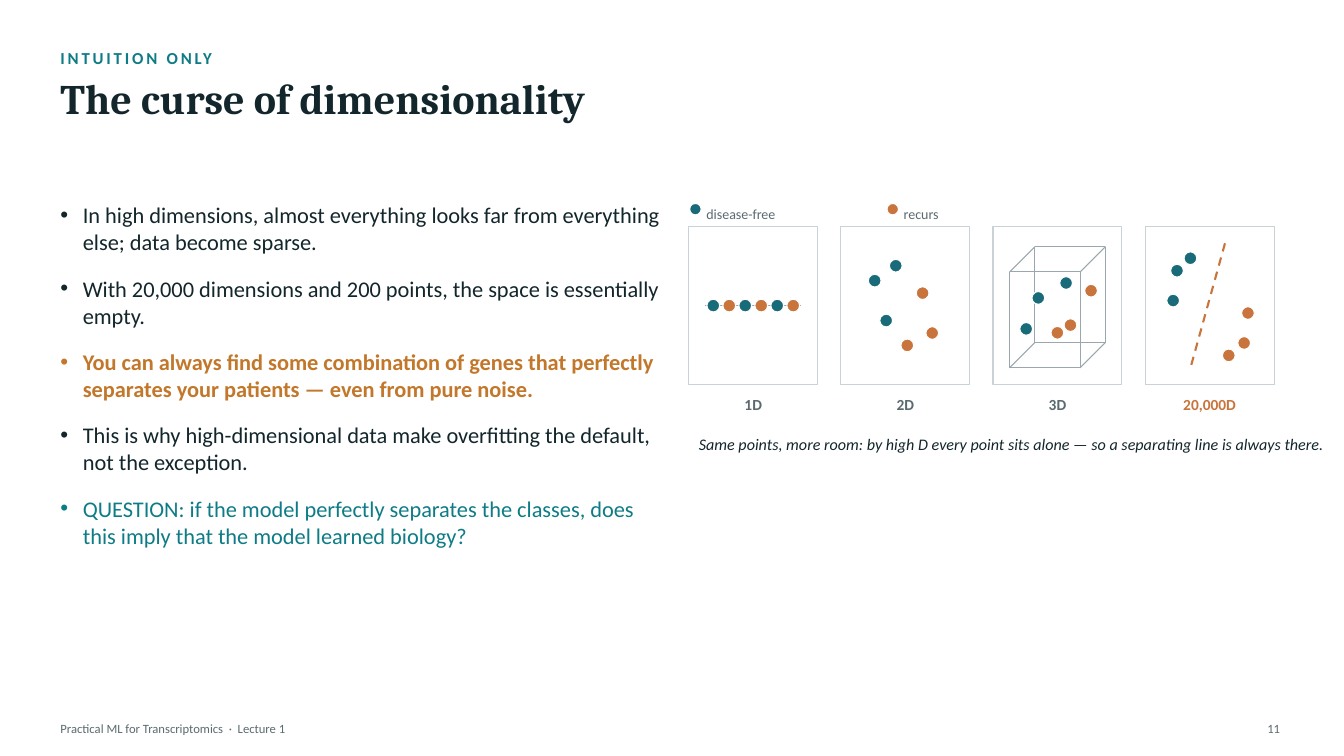
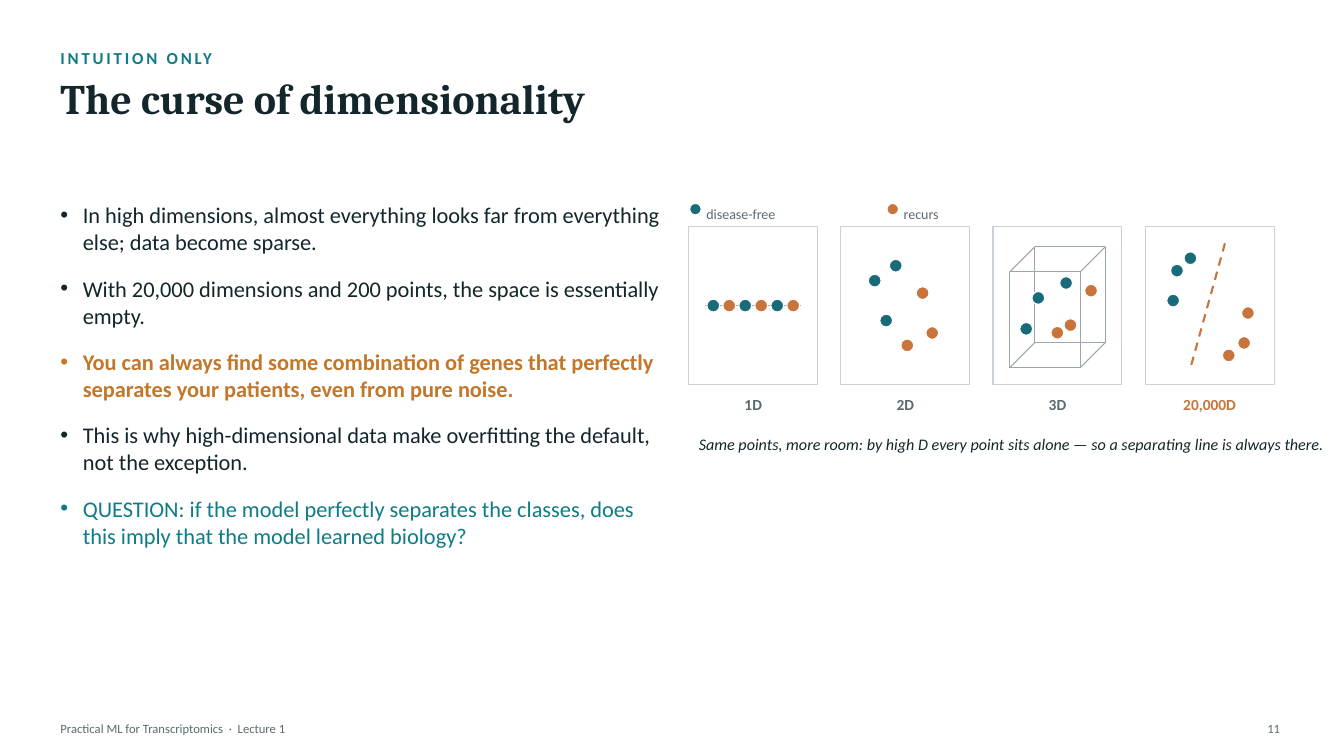
Before and after one commit to zhanyinx/ml26, a slide deck: slide 11 of lessons/lesson01_biological_question/theory/slides/Lecture1 - From Biological Question to ML Problem.pptx. Drawn at 1344x756 pixels with LibreOffice and Linux fonts; fonts in the diff are those of the drawing. Boxes give left, top, right and bottom in pixels: in the first picture for what was removed or moved away, otherwise in the second. Text is boxed around its words. In the diff, an @@ line names an element or a change of style, - is before the commit and + after.

```diff
--- a/lessons/lesson01_biological_question/theory/slides/Lecture1 - From Biological Question to ML Problem.pptx
+++ b/lessons/lesson01_biological_question/theory/slides/Lecture1 - From Biological Question to ML Problem.pptx
@@ text at (x1=83, y1=354, x2=653, y2=401): text changed @@
-• You can always find some combination of genes that perfectly separates your patients — even from pure noise.
+• You can always find some combination of genes that perfectly separates your patients, even from pure noise.
```
Also in this commit, not shown: 7 other slides changed.
